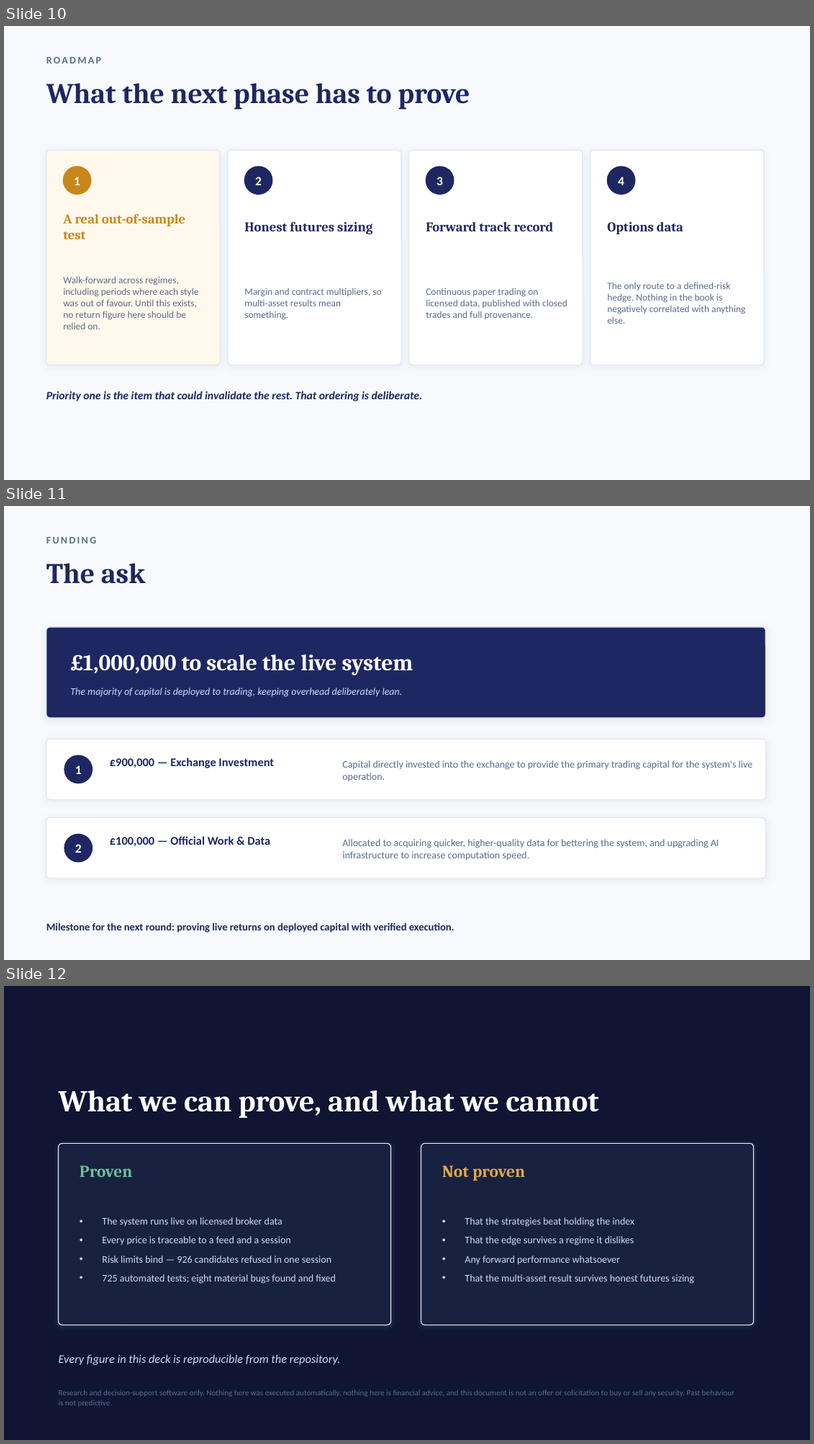
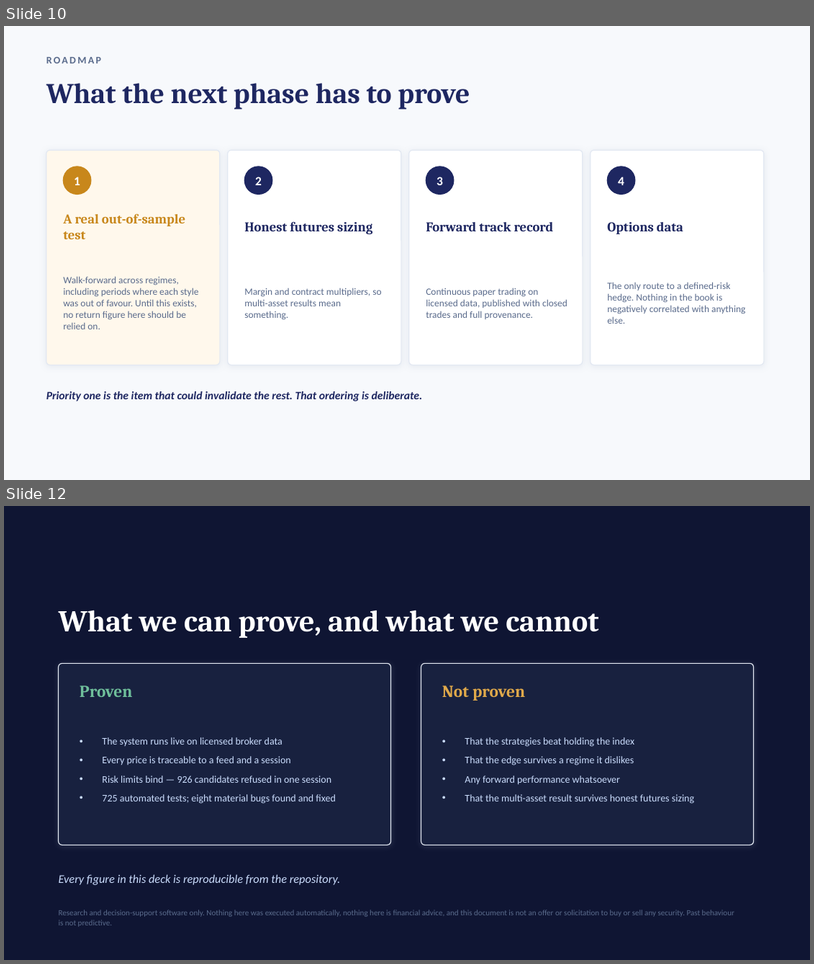
Before and after one commit to Thatva1/fabel5-, a slide deck: investor-pack/Trade-Assistant-Investor-Deck.pptx. Shown one above the other, each under a label of ours: slides 10, 11 and 12 before the commit, slides 10 and 12 after it; the slides between them are not shown. The pictures are 814x1444 and 814x964 pixels, drawn with LibreOffice and Linux fonts; fonts in the diff are those of the drawing. Boxes give left, top, right and bottom in pixels: in the first picture for what was removed or moved away, otherwise in the second. Text is boxed around its words. In the diff, an @@ line names an element or a change of style, - is before the commit and + after.

```diff
--- a/investor-pack/Trade-Assistant-Investor-Deck.pptx
+++ b/investor-pack/Trade-Assistant-Investor-Deck.pptx
@@ slide 11 removed at (4, 506, 810, 960), background #F7F9FC @@
@@ text removed at (46, 537, 96, 543) @@
-FUNDING
@@ text removed at (46, 563, 146, 584) @@
-The ask
@@ rounded rectangle removed at (46, 627, 766, 718) @@
@@ text removed at (70, 654, 414, 675) @@
-£1,000,000 to scale the live system
@@ text removed at (70, 687, 403, 697) @@
-The majority of capital is deployed to trading, keeping overhead deliberately lean.
@@ rounded rectangle removed at (46, 739, 766, 800) @@
@@ ellipse removed at (64, 755, 93, 783) @@
@@ text removed at (110, 757, 274, 768) @@
-£900,000 — Exchange Investment
@@ text removed at (342, 760, 754, 781) @@
-Capital directly invested into the exchange to provide the primary trading capital for the system's live operation.
@@ text removed at (75, 765, 82, 774) @@
-1
@@ rounded rectangle removed at (46, 818, 766, 878) @@
@@ ellipse removed at (64, 834, 93, 862) @@
@@ text removed at (75, 844, 82, 852) @@
-2
@@ text removed at (110, 836, 270, 846) @@
-£100,000 — Official Work & Data
@@ text removed at (342, 839, 720, 860) @@
-Allocated to acquiring quicker, higher-quality data for bettering the system, and upgrading AI infrastructure to increase computation speed.
@@ text removed at (46, 922, 455, 932) @@
-Milestone for the next round: proving live returns on deployed capital with verified execution.
```
Also in this commit, not shown: 1 slide added, 4 other files.
